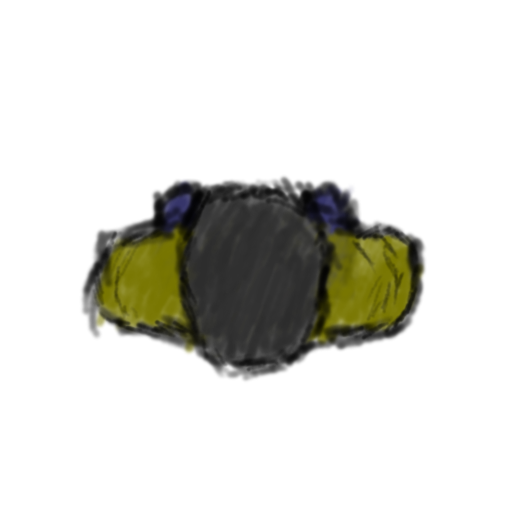
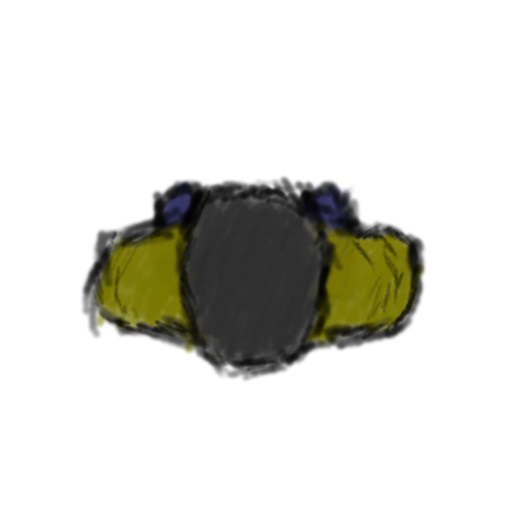
Two versions of the same layered image (w=512, h=512). Layer-by-layer changes:
painted on "Outline" (1st of 3, in "Head") over 128, 190, 410, 360
painted on "Fill" (1st of 3, in "Head") over 128, 190, 410, 360
painted on "Outline" (2nd of 3, in "Body") over 111, 192, 410, 360
painted on "Fill" (2nd of 3, in "Body") over 111, 192, 410, 360
painted on "Fill" (3rd of 3, in "Feet") over 128, 190, 410, 360
